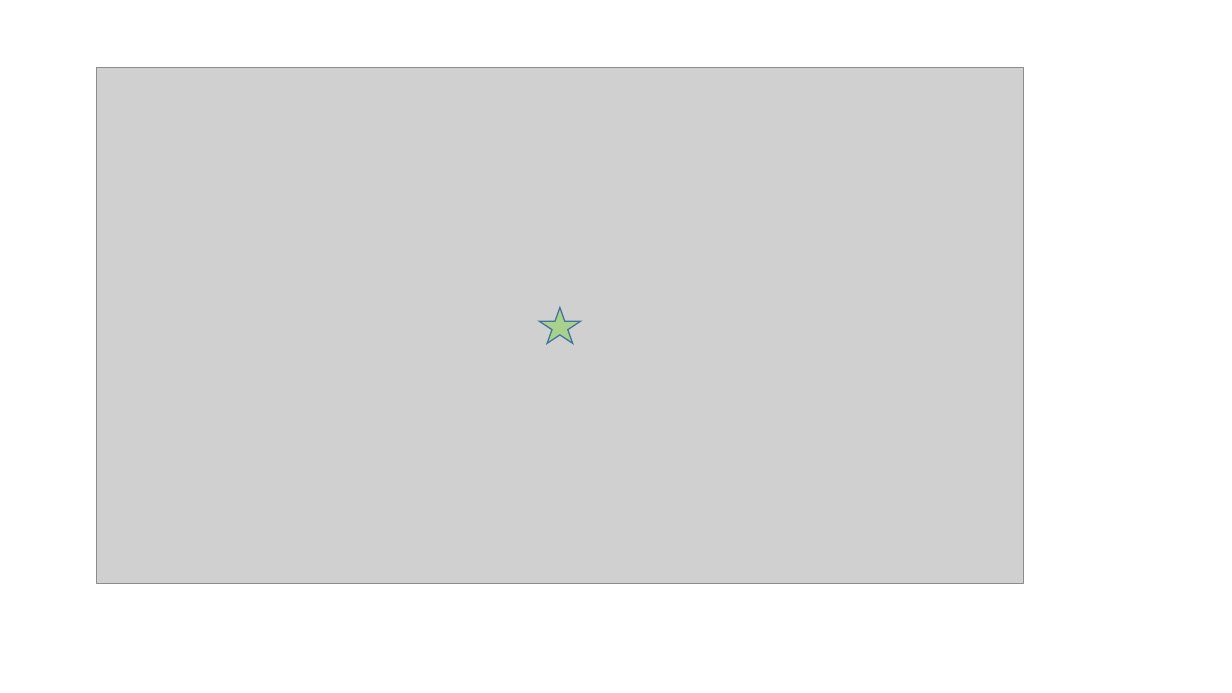
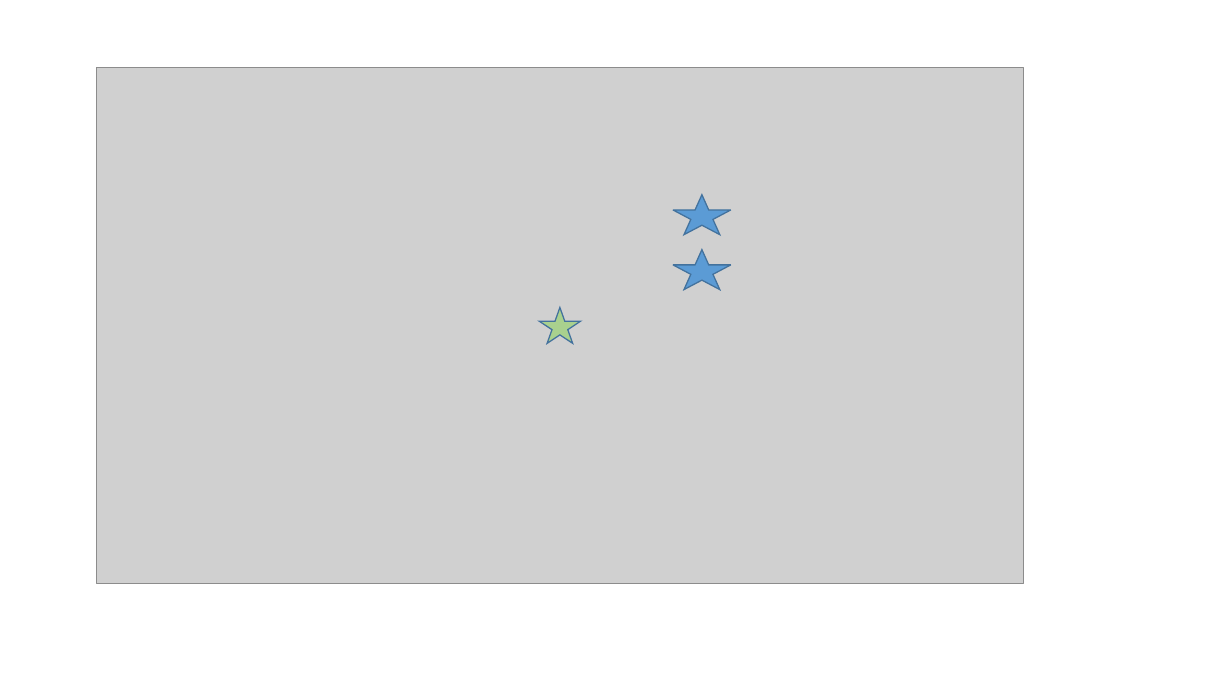
Before and after one commit to cri-hash/Progetto-Embedded, a slide deck: slide 2 of File Report/database/lista operazioni.pptx. Drawn at 1232x693 pixels with LibreOffice and Linux fonts; fonts in the diff are those of the drawing; grey boxes stand for pictures. Boxes give left, top, right and bottom in pixels: in the first picture for what was removed or moved away, otherwise in the second. Text is boxed around its words. In the diff, an @@ line names an element or a change of style, - is before the commit and + after.

```diff
--- a/File Report/database/lista operazioni.pptx
+++ b/File Report/database/lista operazioni.pptx
@@ star added at (x1=673, y1=195, x2=731, y2=235), fill #5B9BD5, outline #43739E 1 pt @@
@@ star added at (x1=673, y1=250, x2=731, y2=289), fill #5B9BD5, outline #43739E 1 pt @@
```
Also in this commit, not shown: 2 other files.
